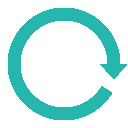
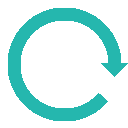
Before/after of a 128px x 128px layered artwork. What changed in the layer stack:
painted on "Layer" over [8, 8, 128, 121]
